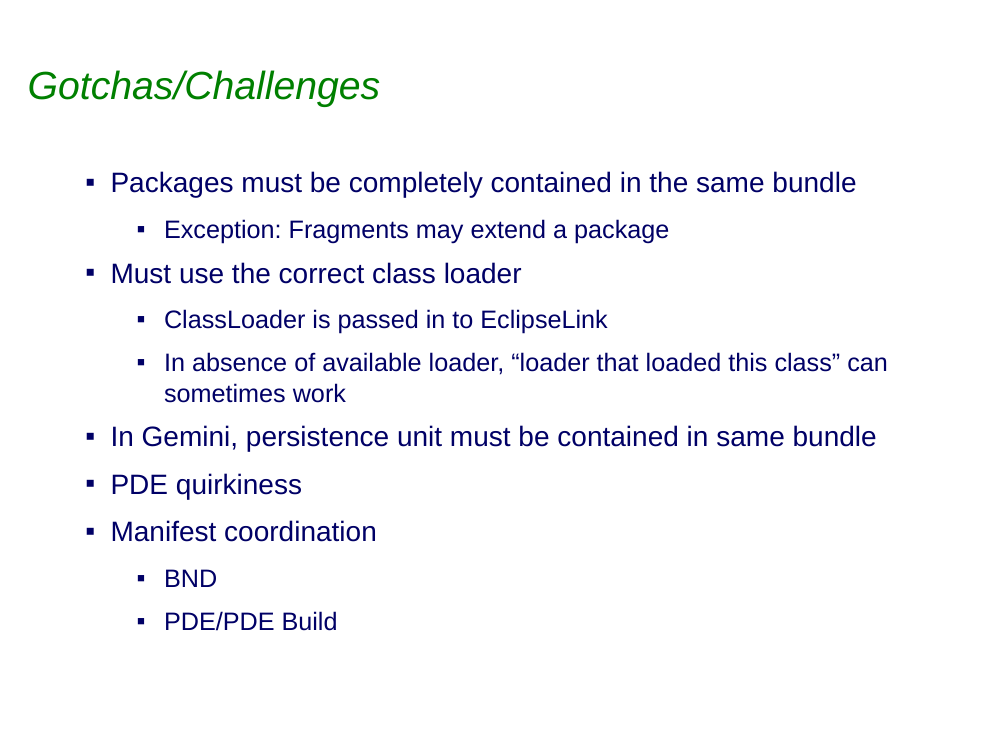
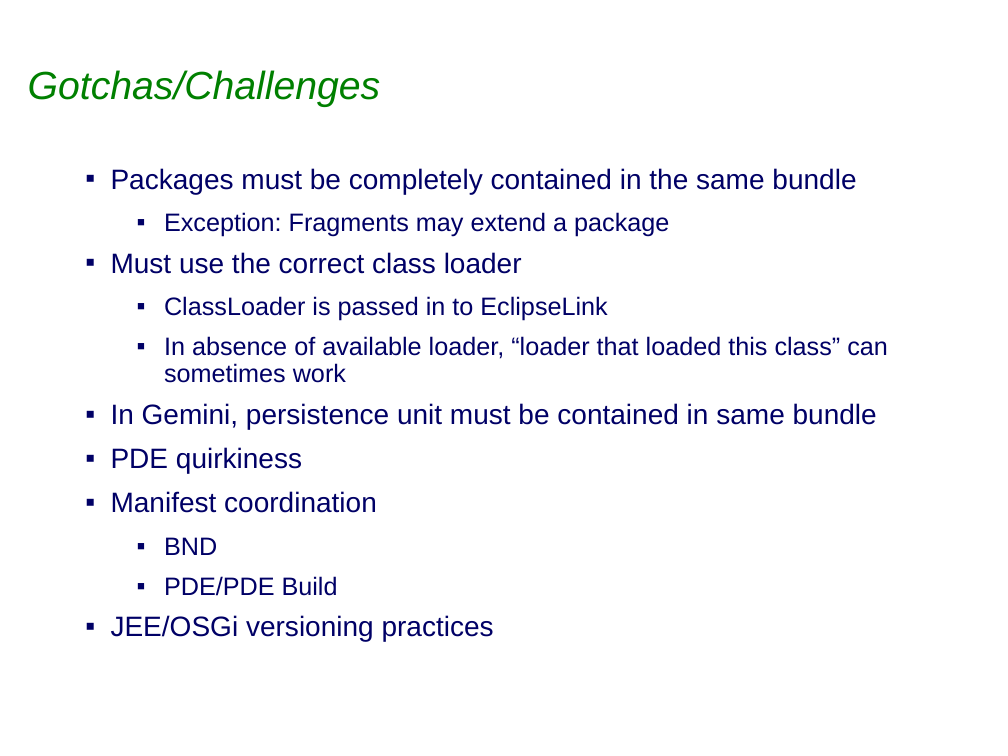
Before and after one commit to sabineheider/incubator, a slide deck: slide 20 of summit-2010/EclipseLink-OSGi.ppt. Drawn at 1008x756 pixels with LibreOffice and Linux fonts; fonts in the diff are those of the drawing; background and template pictures are left out. Boxes give left, top, right and bottom in pixels: in the first picture for what was removed or moved away, otherwise in the second. Text is boxed around its words. In the diff, an @@ line names an element or a change of style, - is before the commit and + after.

Commit message:
minor update

```diff
--- a/summit-2010/EclipseLink-OSGi.ppt
+++ b/summit-2010/EclipseLink-OSGi.ppt
@@ text at [111,168,888,596]: line spacing 1 to 0.9 @@
@@ text at [111,615,494,641]: paragraph added @@
+▪ JEE/OSGi versioning practices
```
